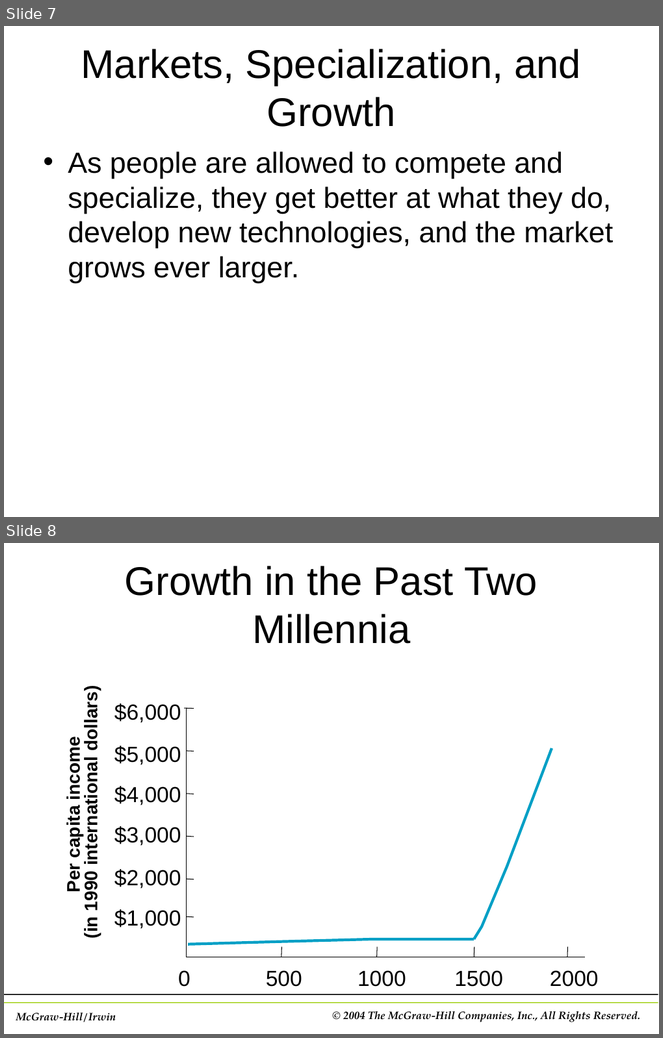
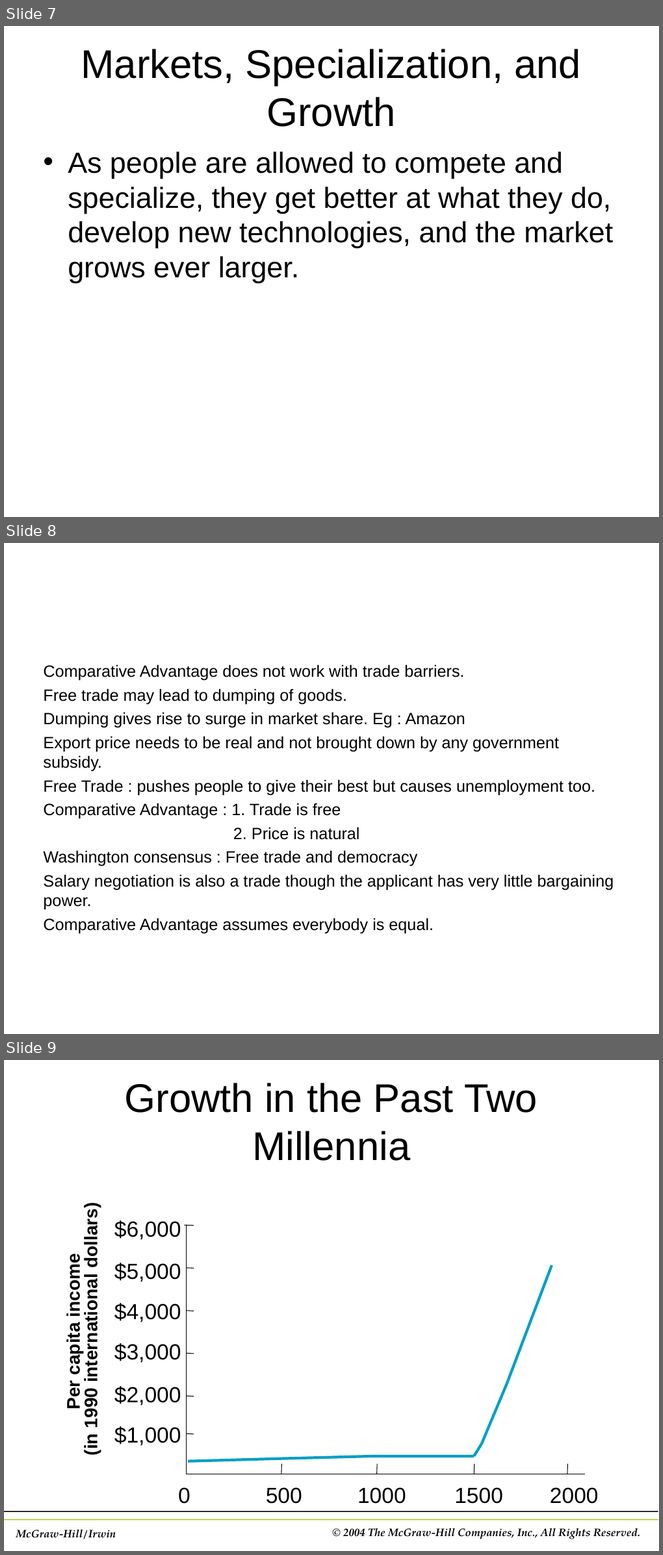
Before and after one commit to kautukraj/MacroEcon, a slide deck: lecture7.ppt. Shown one above the other, each under a label of ours: slides 7 and 8 before the commit, slides 7, 8 and 9 after it. The pictures are 663x1038 and 663x1555 pixels, drawn with LibreOffice and Linux fonts; fonts in the diff are those of the drawing; background and template pictures are left out. Boxes give left, top, right and bottom in pixels: in the first picture for what was removed or moved away, otherwise in the second. Text is boxed around its words. In the diff, an @@ line names an element or a change of style, - is before the commit and + after.

```diff
--- a/lecture7.ppt
+++ b/lecture7.ppt
@@ slide 8 added at <box>4,543,659,1034</box>, background picture (left out) @@
@@ text added at <box>43,665,614,934</box>, 18 pt, text #000000 @@
+Comparative Advantage does not work with trade barriers.
+Free trade may lead to dumping of goods.
+Dumping gives rise to surge in market share. Eg : Amazon
+Export price needs to be real and not brought down by any government subsidy.
+Free Trade : pushes people to give their best but causes unemployment too.
+Comparative Advantage : 1. Trade is free
+2. Price is natural
+Washington consensus : Free trade and democracy
+Salary negotiation is also a trade though the applicant has very little bargaining power.
+Comparative Advantage assumes everybody is equal.
@@ what was slide 8 is now slide 9 @@
```
Also in this commit, not shown: 5 slides changed, 1 other slide added, 14 other files.
